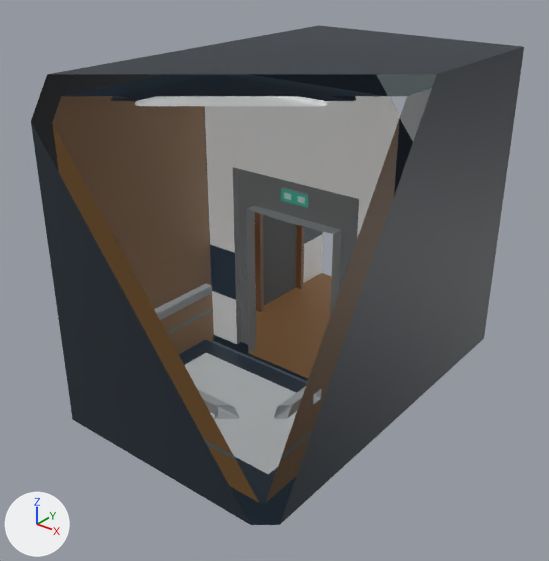
Renders of the FBX model Assets/Meshes/Room_Elevator.fbx from each side of a commit.
Rendered twice from a camera (50 mm lens) standing at (3.53, -9.16, 5.45) and looking at (-1.57, -2.79, 1.5). Arrows for +X, +Y and +Z are at lower left; the lights stay in place. Mesh edges are drawn as thin lines on the coarser meshes. Everything nearer to the camera than a plane just in front of the edit is cut away. Where no turn or scale is listed for an object, it has been applied to the vertices.

The older version as bpy lines, for what is in view:
```python
me_cube_001 = bpy.data.meshes.new('Cube.001')
me_cube_001.from_pydata(...)  # 2606 vertices, 2756 faces; spans x -3.0..0.0, y -4.85..0.0, z 0.0..4.0
# faces by material slot: [2712, 44]
me_cube_001.materials.append(mat_m_main)  # picture img_tex_main_png
me_cube_001.materials.append(mat_m_main_glow)  # picture img_tex_main_png
ob_lift_corridor = bpy.data.objects.new('Lift_corridor', me_cube_001)
ob_lift_corridor.location = (0.0, 0.0, 0.0)
```
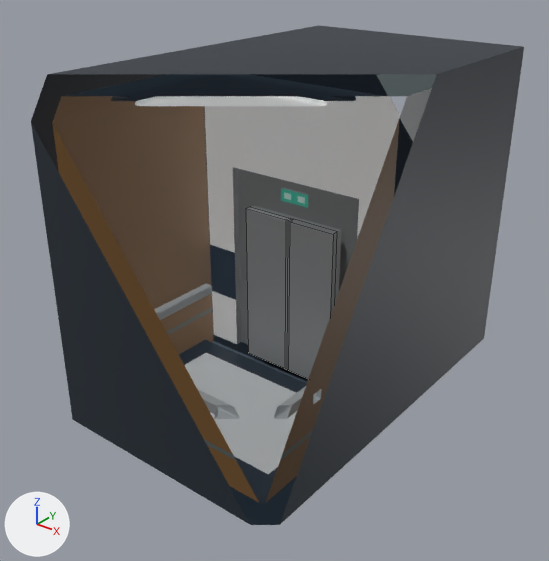
Commit message: Lift door update

Changed parts and their boxes (x1, y1, x2, y2) in the pictures (549 x 561 px):
'Door_R', added: after (246, 207, 291, 369)
'Door_R.001', added: after (287, 223, 333, 379)

The change in detail:
Mesh me_cube_007 is new.
It has 12 vertices, 10 faces and spans x 0.0..64.0, y 0.0..202.0, z -9.0..0.0.
It uses material mat_m_main (picture img_tex_main_png).
Mesh me_cube_003 is new.
It has 12 vertices, 10 faces and spans x 0.0..0.64, y 0.0..0.09, z 0.0..2.02.
It uses material mat_m_main (picture img_tex_main_png).
Object 'Door_R.001' (ob_door_r_001) is new; it shows me_cube_007.
Its location is (-0.86, -2.63, 0.2).
Its rotation in degrees is (-90, 0, 0).
Its scale is (-0.01, -0.01, -0.01).
Object 'Door_R' (ob_door_r) is new; it shows me_cube_003.
Its location is (-2.14, -2.63, 0.2).
